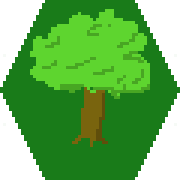
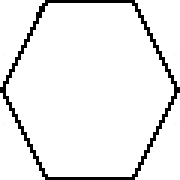
Before/after of a 180 × 180 layered artwork. What changed in the layer stack:
hid "Tree2" over (30, 9, 150, 147)
showed "Border", painted on it over (0, 0, 180, 180)
renamed "Background" to "Green Background", hid it over (0, 0, 180, 180)
